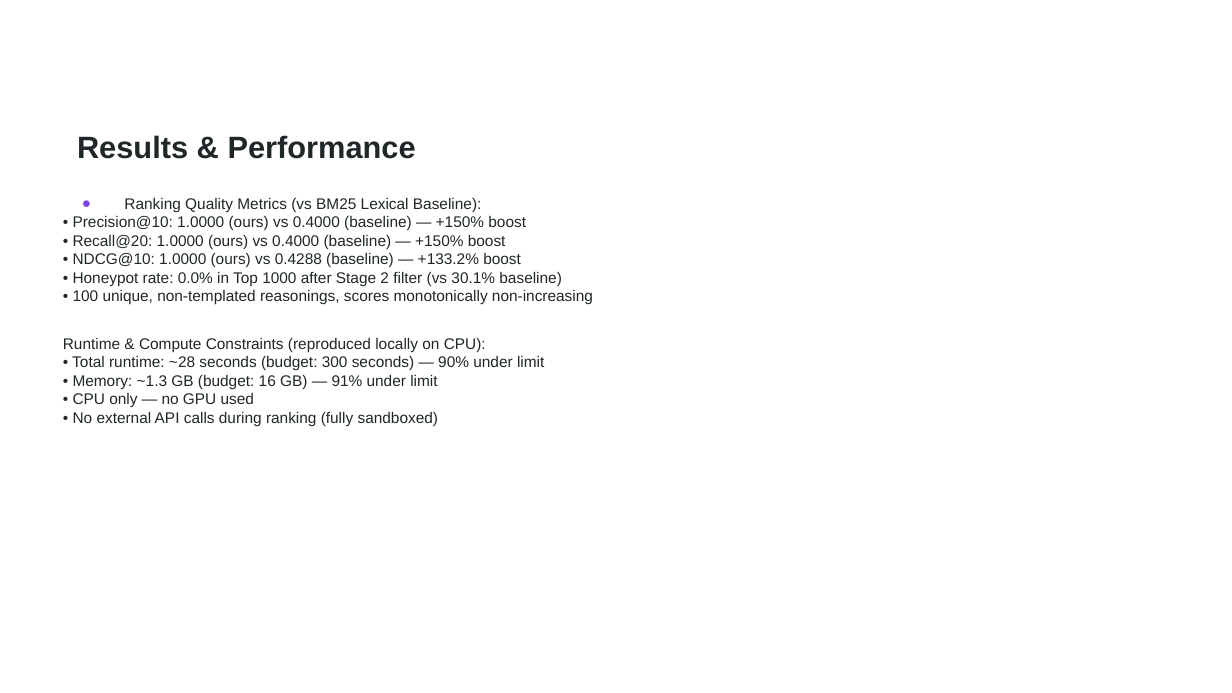
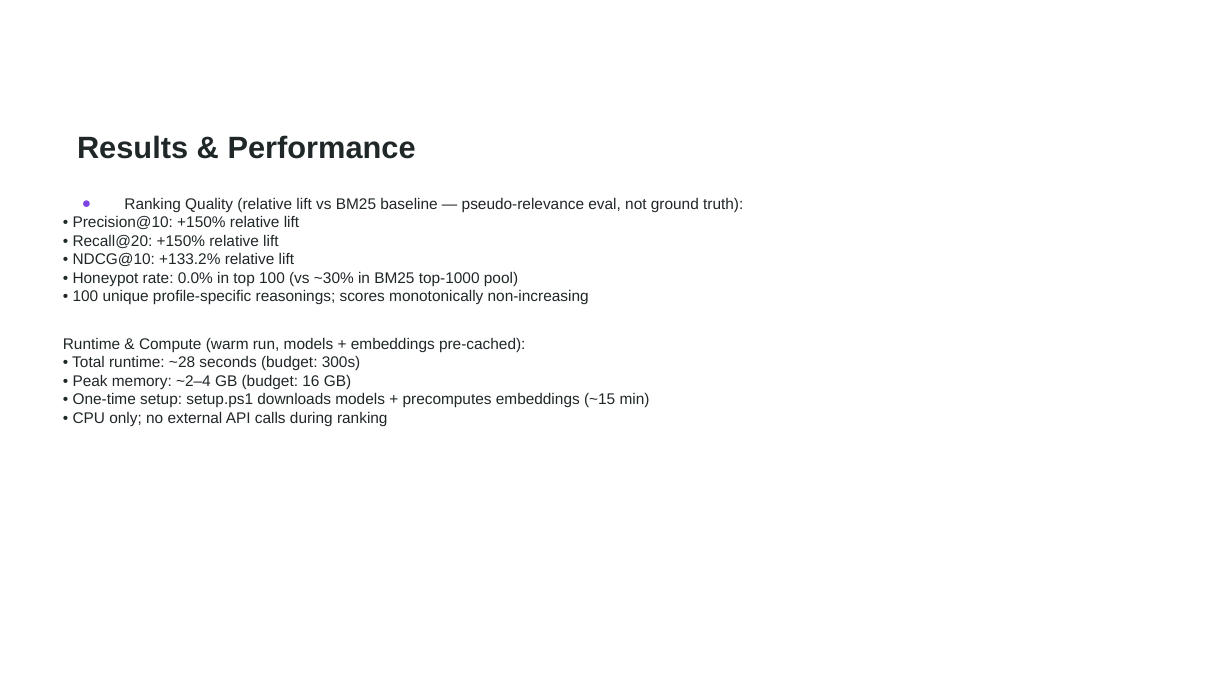
Before and after one commit to mohd-ibadullah/TalentLensAI, a slide deck: slide 8 of TalentLensAI_Submission.pptx. Drawn at 1232x693 pixels with LibreOffice and Linux fonts; fonts in the diff are those of the drawing; background and template pictures are left out. Boxes give left, top, right and bottom in pixels: in the first picture for what was removed or moved away, otherwise in the second. Text is boxed around its words. In the diff, an @@ line names an element or a change of style, - is before the commit and + after.

Commit message:
fixed honeypot score leakage in Streamlit

```diff
--- a/TalentLensAI_Submission.pptx
+++ b/TalentLensAI_Submission.pptx
@@ text at [63,197,743,426]: text changed @@
-● Ranking Quality Metrics (vs BM25 Lexical Baseline):
-• Precision@10: 1.0000 (ours) vs 0.4000 (baseline) — +150% boost
-• Recall@20: 1.0000 (ours) vs 0.4000 (baseline) — +150% boost
-• NDCG@10: 1.0000 (ours) vs 0.4288 (baseline) — +133.2% boost
-• Honeypot rate: 0.0% in Top 1000 after Stage 2 filter (vs 30.1% baseline)
-• 100 unique, non-templated reasonings, scores monotonically non-increasing
-Runtime & Compute Constraints (reproduced locally on CPU):
-• Total runtime: ~28 seconds (budget: 300 seconds) — 90% under limit
-• Memory: ~1.3 GB (budget: 16 GB) — 91% under limit
-• CPU only — no GPU used
-• No external API calls during ranking (fully sandboxed)
+● Ranking Quality (relative lift vs BM25 baseline — pseudo-relevance eval, not ground truth):
+• Precision@10: +150% relative lift
+• Recall@20: +150% relative lift
+• NDCG@10: +133.2% relative lift
+• Honeypot rate: 0.0% in top 100 (vs ~30% in BM25 top-1000 pool)
+• 100 unique profile-specific reasonings; scores monotonically non-increasing
+Runtime & Compute (warm run, models + embeddings pre-cached):
+• Total runtime: ~28 seconds (budget: 300s)
+• Peak memory: ~2–4 GB (budget: 16 GB)
+• One-time setup: setup.ps1 downloads models + precomputes embeddings (~15 min)
+• CPU only; no external API calls during ranking
```
Also in this commit, not shown: 5 other slides changed, 3 other files.
